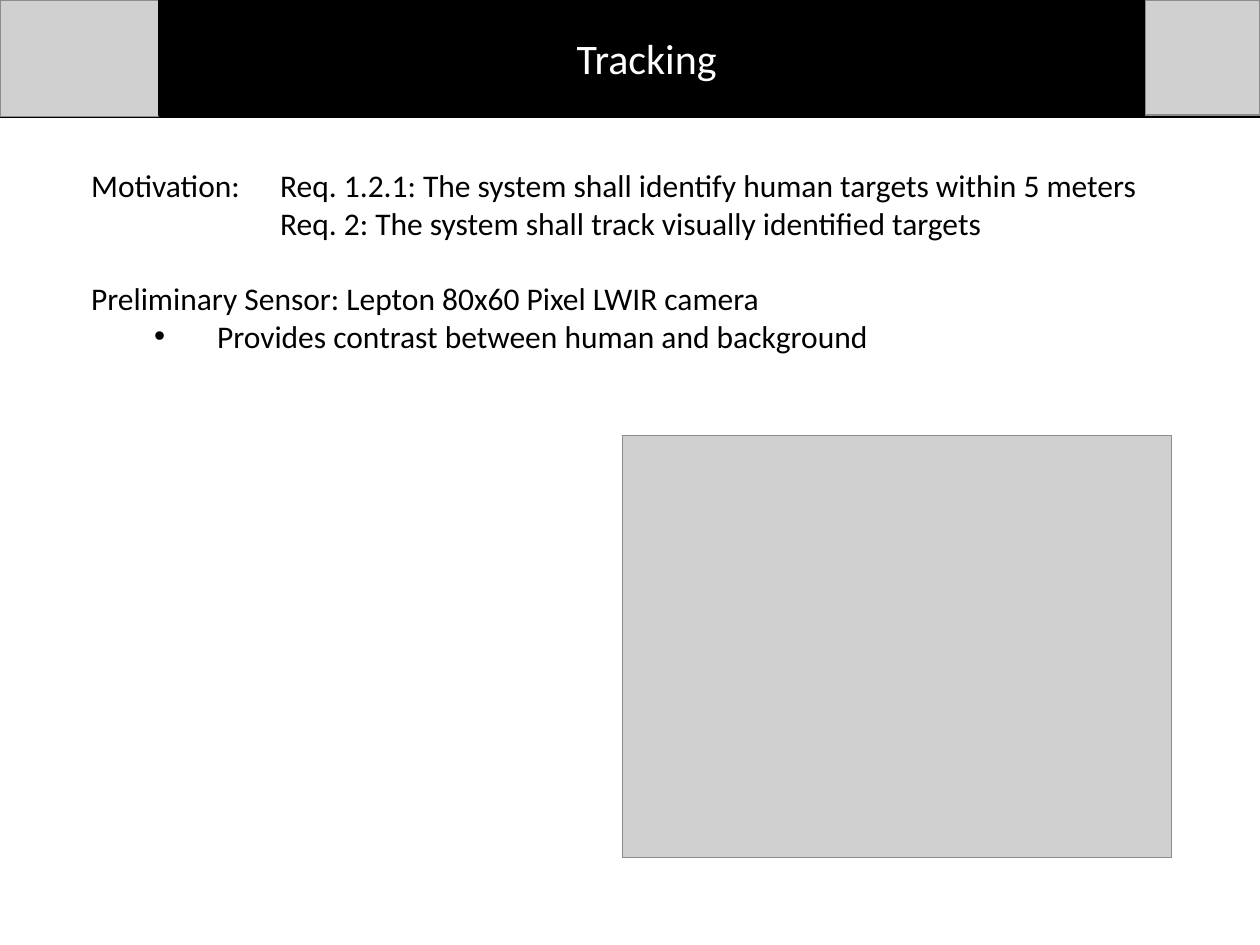
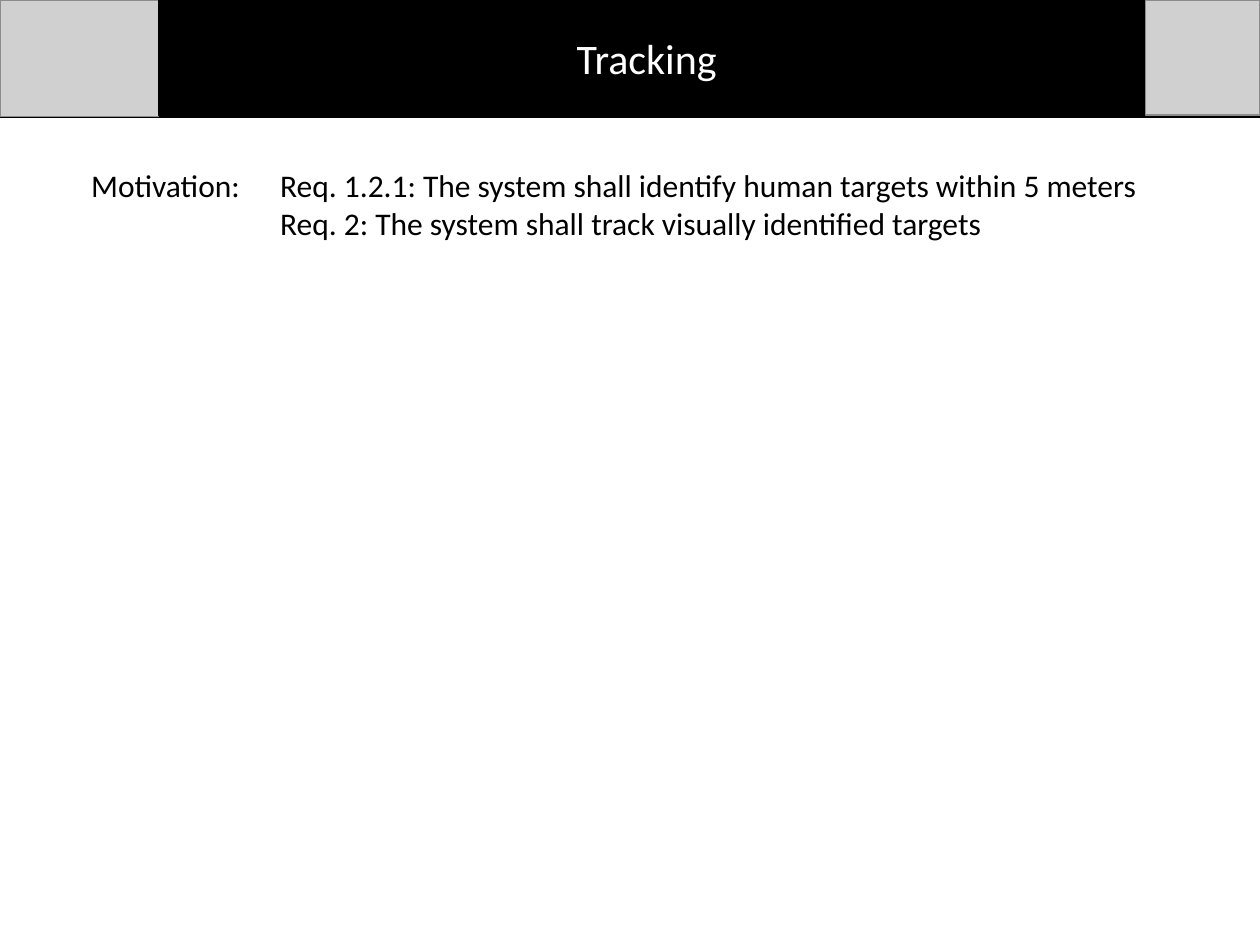
Before and after one commit to dtbinh/FlyNet, a slide deck: slide 1 of Presentations/Mid Semester Review/Individual_Slides/Taylor/Tracking_Subsection.pptx. Drawn at 1260x945 pixels with LibreOffice and Linux fonts; fonts in the diff are those of the drawing; grey boxes stand for pictures. Boxes give left, top, right and bottom in pixels: in the first picture for what was removed or moved away, otherwise in the second. Text is boxed around its words. In the diff, an @@ line names an element or a change of style, - is before the commit and + after.

```diff
--- a/Presentations/Mid Semester Review/Individual_Slides/Taylor/Tracking_Subsection.pptx
+++ b/Presentations/Mid Semester Review/Individual_Slides/Taylor/Tracking_Subsection.pptx
@@ text at bbox=[91, 288, 868, 354]: paragraphs removed @@
-Preliminary Sensor: Lepton 80x60 Pixel LWIR camera
-  • Provides contrast between human and background
@@ picture removed at bbox=[622, 436, 1172, 858] @@
```
Also in this commit, not shown: 2 other slides changed, 1 slide removed.
